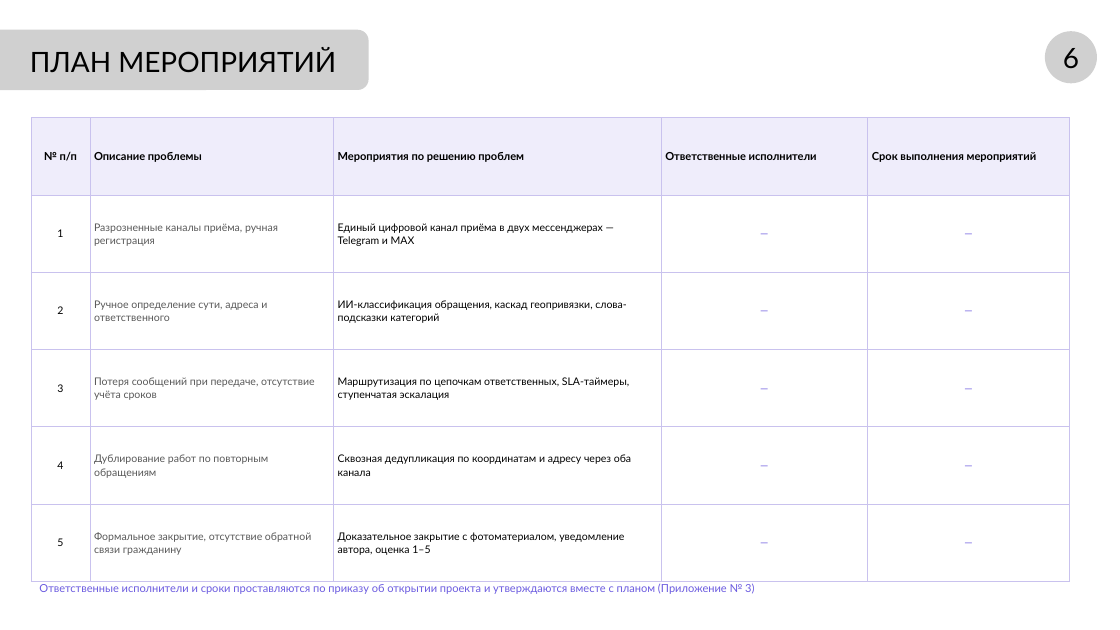
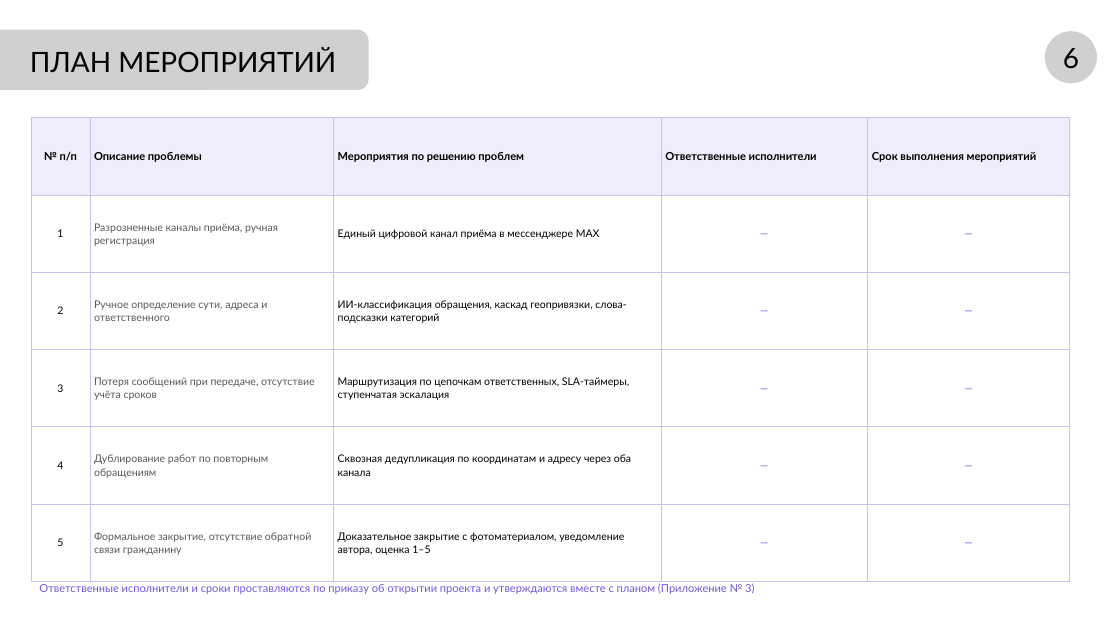
Before and after one commit to NiceGenn/Team-28-progress, a slide deck: slide 6 of файлы/prezentaciya-chernovik.pptx. Drawn at 1120x630 pixels with LibreOffice and Linux fonts; fonts in the diff are those of the drawing; grey boxes stand for pictures. Boxes give left, top, right and bottom in pixels: in the first picture for what was removed or moved away, otherwise in the second. Text is boxed around its words. In the diff, an @@ line names an element or a change of style, - is before the commit and + after.

```diff
--- a/файлы/prezentaciya-chernovik.pptx
+++ b/файлы/prezentaciya-chernovik.pptx
@@ table at (31,118,1070,581) @@
-row 2, column 3: Единый цифровой канал приёма в двух мессенджерах — Telegram и MAX
+row 2, column 3: Единый цифровой канал приёма в мессенджере MAX
```
Also in this commit, not shown: 3 other slides changed, 12 other files.
